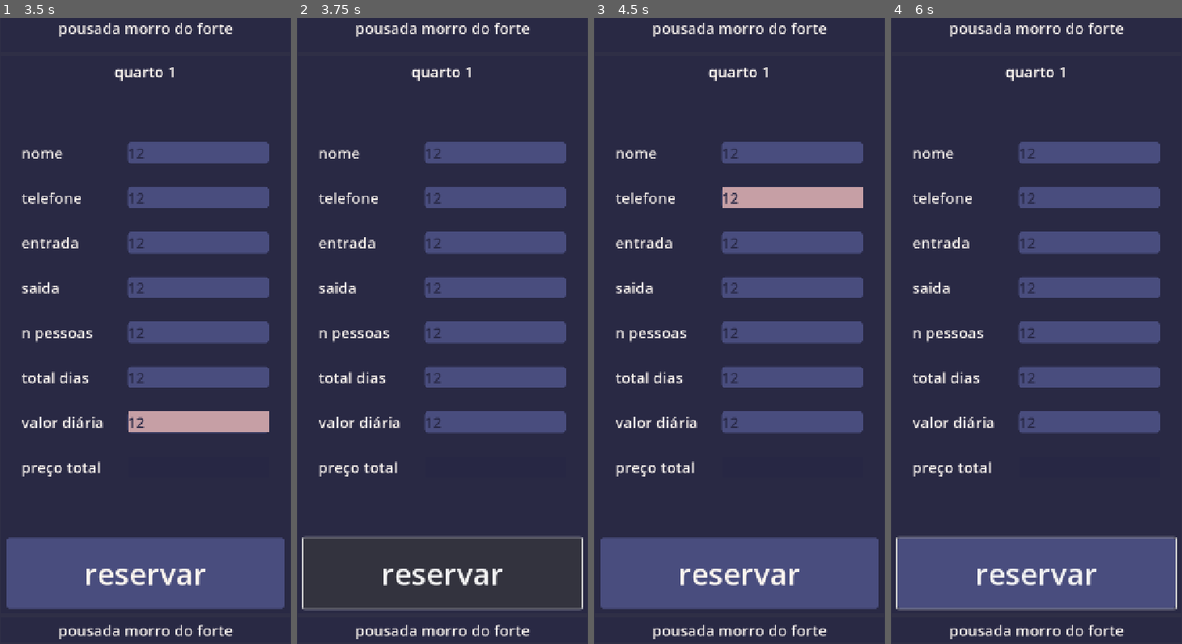
Above: before the commit, frames 1-4 (left to right).
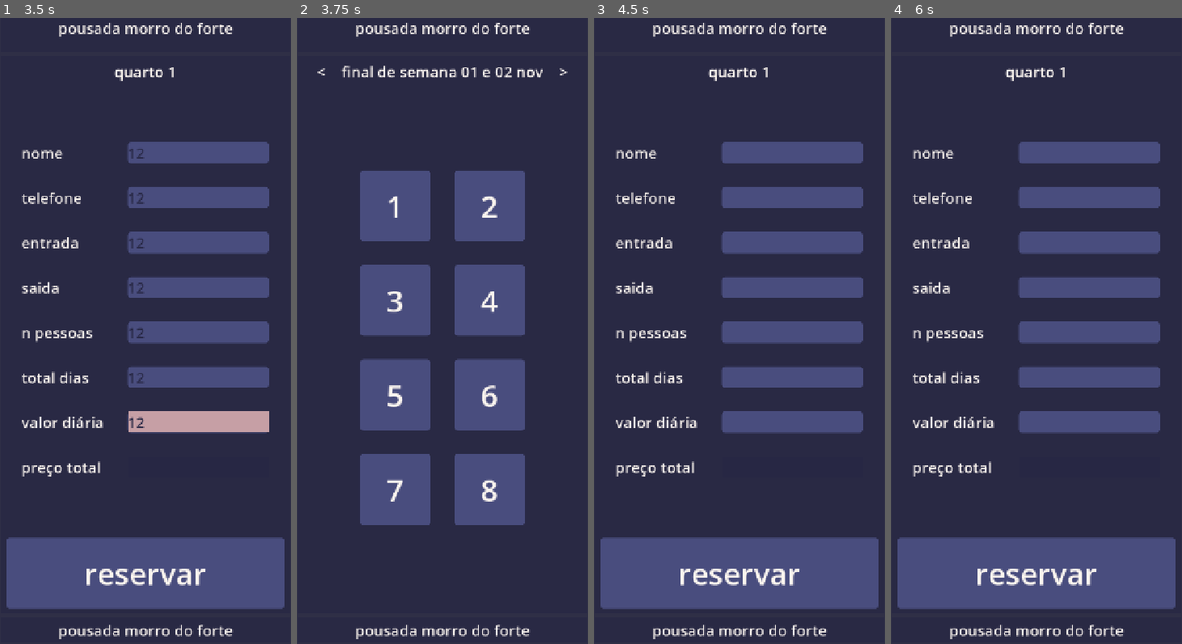
Above: after the commit, the same moments.

Repository: jazzdaniel/app_pousada
Game: Godot game, scene res://main.tscn
The game is run twice, just before and just after one commit, with the same random seed, the same clock (stepped at 60 frames per second) and the same inputs.
Inputs (mouse positions are in pixels of both pictures, inside the frame that each line leads up to):
- Up to frame 1 (3.5 s): click "1" at 0.5 s; click (197, 155) at 1.27 s; type "12" at 1.35 s; click (197, 199) at 1.5 s; type "12" at 1.58 s; click (197, 243) at 1.73 s; type "12" at 1.82 s; click (197, 287) at 2.02 s; type "12" at 2.1 s; click (197, 331) at 2.25 s; type "12" at 2.33 s; click (197, 374) at 2.48 s; type "12" at 2.57 s; click (197, 424) at 2.77 s; type "12" at 2.85 s
- Up to frame 2 (3.75 s): click "reservar" at 3.5 s
- Up to frame 3 (4.5 s): click (786, 205) at 4.25 s, where only the run after the commit has a clickable "2"
- Up to frame 4 (6 s): click "reservar" at 5 s; click (989, 299) at 5.75 s, where only the run after the commit has a clickable "3"

Frame 1 is identical in both runs. In frame 2, 28% of the frame differs, in the area x 1-99%, y 7-95%; in frame 3, 1.8%; in frame 4, 1.3%.

Commit message:
going back and forth but no data pass

Diff:
--- a/main.gd
+++ b/main.gd
@@ -26,6 +26,9 @@
 	print(room,date)
 	clear_page_container()
 	child=reservation.instantiate()
+
+	child.reservation_button.pressed.connect(go_to_home)
+
 	page_container.add_child(child)
 
 
@@ -35,7 +38,7 @@
 	child=page_container.get_children()
 	if child != []:
 		child[0].queue_free()
-#endregion
 
 func tester():
 	print('tester function')
+#endregion
--- /dev/null
+++ b/reservation.gd
@@ -0,0 +1,6 @@
+extends Panel
+
+@export var reservation_button:Button
+
+func _ready() -> void:
+	print('reservation is ready')
--- a/reservation.tscn
+++ b/reservation.tscn
@@ -1,8 +1,9 @@
-[gd_scene load_steps=2 format=3 uid="uid://vq6dy1sfgfwb"]
+[gd_scene load_steps=3 format=3 uid="uid://vq6dy1sfgfwb"]
 
 [ext_resource type="Theme" uid="uid://c0j0vl8xxqru4" path="res://theme01.tres" id="1_1dli3"]
+[ext_resource type="Script" uid="uid://cs06mquf4b1dx" path="res://reservation.gd" id="2_6jst5"]
 
-[node name="reservation" type="Panel"]
+[node name="reservation" type="Panel" node_paths=PackedStringArray("reservation_button")]
 anchors_preset = 15
 anchor_right = 1.0
 anchor_bottom = 1.0
@@ -11,6 +12,8 @@
 size_flags_vertical = 3
 size_flags_stretch_ratio = 0.7
 theme = ExtResource("1_1dli3")
+script = ExtResource("2_6jst5")
+reservation_button = NodePath("MarginContainer/VBoxContainer/button_reservation")
 
 [node name="MarginContainer" type="MarginContainer" parent="."]
 layout_mode = 1
@@ -133,7 +136,7 @@
 theme = ExtResource("1_1dli3")
 editable = false
 
-[node name="Button5" type="Button" parent="MarginContainer/VBoxContainer"]
+[node name="button_reservation" type="Button" parent="MarginContainer/VBoxContainer"]
 custom_minimum_size = Vector2(150, 150)
 layout_mode = 2
 size_flags_vertical = 0
Not shown, added: reservation.gd.uid
